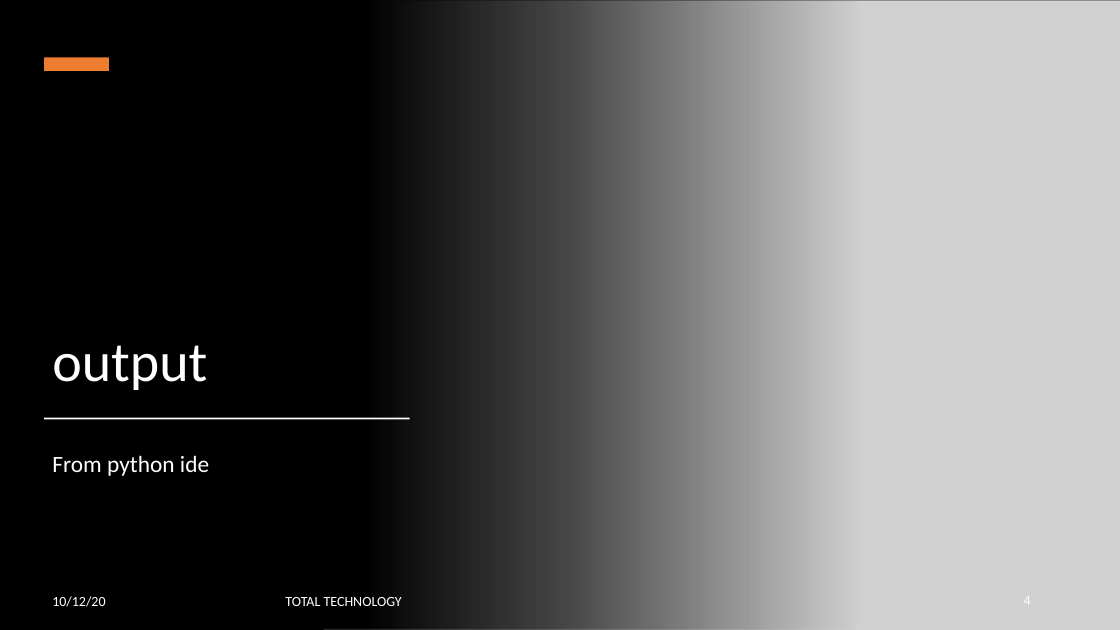
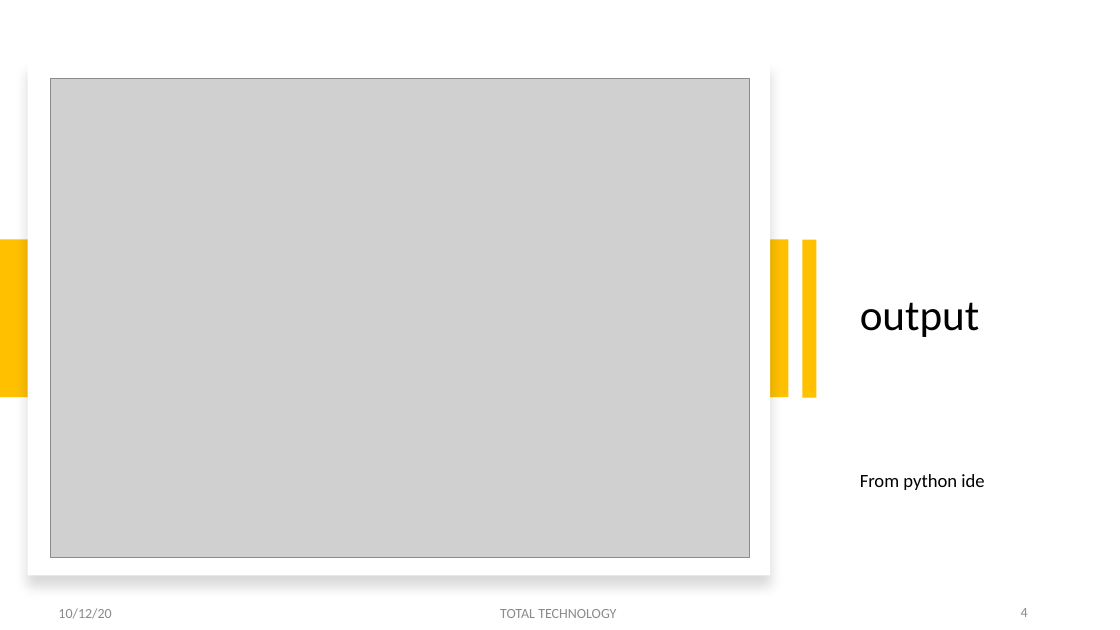
Before and after one commit to ronidas39/neo4j_python_use_cases, a slide deck: slide 4 of NEO4J TUTORIAL_97_SLIDE.pptx. Drawn at 1120x630 pixels with LibreOffice and Linux fonts; fonts in the diff are those of the drawing; grey boxes stand for pictures. Boxes give left, top, right and bottom in pixels: in the first picture for what was removed or moved away, otherwise in the second. Text is boxed around its words. In the diff, an @@ line names an element or a change of style, - is before the commit and + after.

```diff
--- a/NEO4J TUTORIAL_97_SLIDE.pptx
+++ b/NEO4J TUTORIAL_97_SLIDE.pptx
@@ background #000000 to #FFFFFF @@
@@ picture removed at [323, 0, 1120, 630] @@
@@ rectangle removed at [44, 58, 109, 71] @@
@@ rectangle: place and size @@
-rectangle at [0, 0, 858, 630]
+rectangle at [28, 61, 770, 576]
@@ rectangle at [28, 61, 770, 576]: fill gradient #000000 to #FFFFFF; shadow on @@
@@ picture added at [50, 79, 749, 558] @@
@@ title "output": place and size @@
-title "output" at [52, 345, 207, 390]
+title "output" at [860, 302, 980, 337]
@@ title "output" at [860, 302, 980, 337]: size 48 to 37 pt, text colour #FFFFFF to #000000; vertical alignment bottom to middle @@
@@ rectangle added at [0, 240, 789, 398], fill #FFC000 @@
@@ rectangle added at [802, 240, 816, 398], fill #FFC000 @@
@@ rectangle removed at [45, 418, 410, 419] @@
@@ text "From python ide": place and size @@
-text "From python ide" at [52, 455, 209, 476]
+text "From python ide" at [860, 474, 984, 490]
@@ text "From python ide" at [860, 474, 984, 490]: size 20 to 16 pt, text colour #FFFFFF to #000000 @@
@@ text "10/12/20" at [58, 608, 111, 619]: text colour #FFFFFF to #8C8C8C @@
@@ text "10/12/20": place and size @@
-text "10/12/20" at [52, 596, 105, 607]
+text "10/12/20" at [58, 608, 111, 619]
@@ text "TOTAL TECHNOLOGY": place and size @@
-text "TOTAL TECHNOLOGY" at [285, 597, 402, 606]
+text "TOTAL TECHNOLOGY" at [500, 609, 616, 618]
@@ text "TOTAL TECHNOLOGY" at [500, 609, 616, 618]: text colour #FFFFFF to #8C8C8C; alignment right to centre @@
@@ page number: place and size @@
-page number at [824, 584, 1076, 618]
+page number at [791, 597, 1079, 630]
@@ page number at [791, 597, 1079, 630]: text colour #FFFFFF to #8C8C8C @@
```
Also in this commit, not shown: 1 other slide changed, 1 other file.
